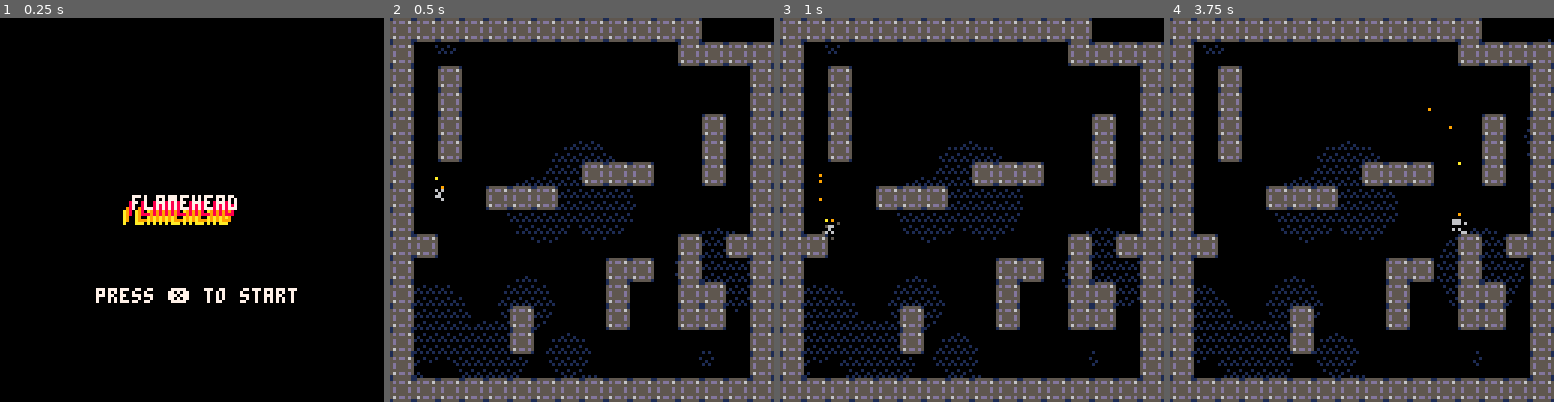
Above: before the commit, frames 1-4 (left to right).
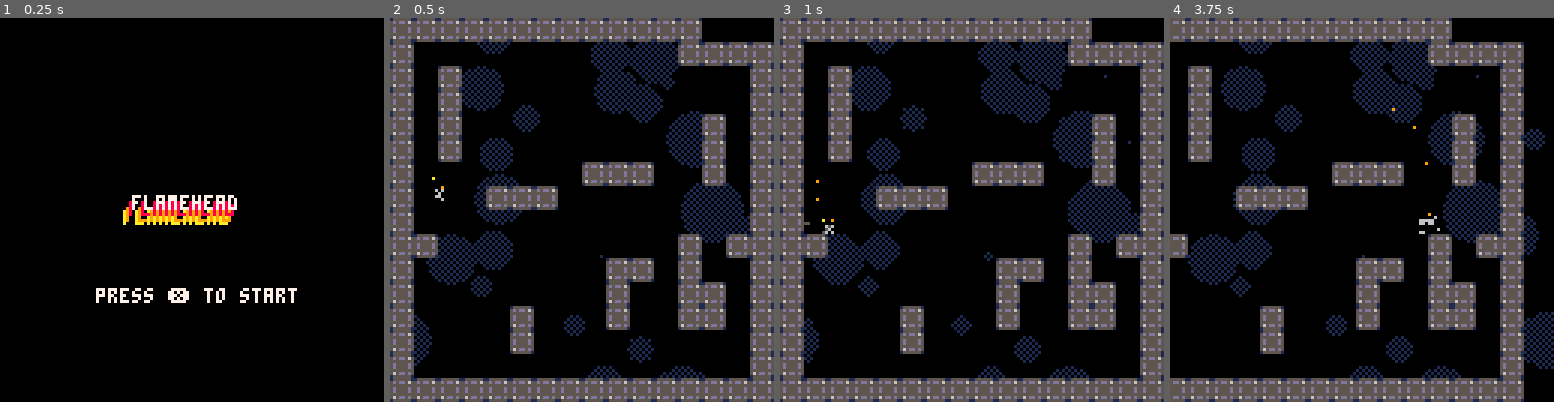
Above: after the commit, the same moments.

Repository: charlietran/pico8-games
Game: PICO-8 cartridge runboi.p8
Two runs of this game, one before a commit and one after it. Both use one fixed random seed, a clock stepped at 60 frames per second and the inputs below.
Inputs:
- Up to frame 1 (0.25 s): no input
- Up to frame 2 (0.5 s): tap X (X key) at 0.33 s
- Up to frame 3 (1 s): tap O (Z key) at 0.7 s
- Up to frame 4 (3.75 s): tap X (X key) at 1.07, 1.85, 2.97 s; hold Right 1.6-2.1 s; tap O (Z key) every 0.4 s from 1.7 to 3.7 s; hold Right 2.47-3.03 s; hold Left 3.08-3.58 s

Frame 1 is identical in both runs. In frame 2, 10% of the frame differs, in the area x 6-94%, y 6-94%; in frame 3, 10%; in frame 4, 46%, in the area x 0-100%, y 0-100%.

Commit message:
Add camera tracking, background clouds

Diff:
--- a/runboi.p8
+++ b/runboi.p8
@@ -30,10 +30,6 @@
 
 	gamestate="intro"
 
-	-- camera position
-	cx=0
-	cy=0
-
 	-- camera shake values
 	shakex=0
 	shakey=0
@@ -47,6 +43,8 @@
 	lasthitmover=nil
 	-- music(30)
 
+	make_clouds()
+
 	--set up our objects table
 	add(objects,player)
 	add(objects,specks)
@@ -55,6 +53,7 @@
 function _update60()
 	if gamestate=="game" then
 		for object in all(objects) do
+			cam:update()
 			object:update()
 		end
 	elseif gamestate=="intro" then
@@ -73,9 +72,6 @@
 end
 
 function _drawgame()
-	--reset camera
-	camera(0,0)
-
 	-- debug=true
 	if debug then
 		debugrow=0
@@ -89,40 +85,51 @@
 		-- debugprint("fall timer: " .. player.falltimer)
 	end
 
-	bgdraw()
-
+	camera(0,0)
+	draw_clouds()
+	camera(cam:position())
 	--draw the map
 	map(0,0,0,0,128,128)
 
+
 	for object in all(objects) do
 		object:draw()
 	end
 end
 
-function bgdraw()
-
-	-- fillp(0b0011 1100 1100 0011)
- -- cloud checker pattern
-	-- 0 = filled
-	--     1111
-	--     1110
-	--     1111
-	--     0101
-	fillp(0b1111111010110101)
+function make_clouds()
+	clouds={}
 	for i=1,30 do
 		srand(i)
-		local size=i/30
-
-			-- circles move with parallax
-			-- x position scrolls slowly
-			local x=(rnd(128+64)-(cx+time()*5)*(size*.7+.3)*.4)%(128+64)-32
-			local y=(rnd(128+64)-cy*(size*.7+.3)*.4)%(128+64)-32
-
-			col=1
-
-			circfill(x,y,size*16,col)
-			-- circfill(x,y,size*(col%1)*16,col+1)
-	end
+		local size=i/3
+		clouds[i]={
+			x=rnd(128)-size,
+			y=rnd(128)-size,
+			size=size
+		}
+	end
+	--reset randomness seed
+	srand(bnot(time()))
+end
+
+function draw_clouds()
+ -- cloud checker pattern
+	-- 0 = filled, 1 = empty
+	-- 0100
+	-- 1001
+	-- 0011
+	-- 1110
+	fillp(0b1010010110100101)
+
+	local t=time()*2
+	for cloud in all(clouds) do
+			circfill(
+				(cloud.x-t)%128,
+				(cloud.y)%128,
+				cloud.size,
+				1)
+	end
+
 	fillp()
 end
 
@@ -505,9 +512,9 @@
 		spawnp(
 			p.prevx,
 			p.prevy - p.hr,
-			-edir*0.2, -- x vel
+			-edir*0.3, -- x vel
 			-0.1, -- y vel
-			0.1, --jitter
+			0, --jitter
 			9, -- color
 			.7 -- duration
 			)
@@ -710,8 +717,55 @@
 	end
 end
 
-
-
+--------------------------------
+-->8
+--camera------------------------
+cam={}
+cam.x=0
+cam.y=0
+
+cam.shake_remaining=0
+
+cam.threshold=24
+
+cam.update=function(c)
+	c.shake_remaining=max(0,c.shake_remaining)
+
+	--follow the player
+	if (c.x+c.threshold)<player.x then
+		c.x+=min(player.x-(c.x+c.threshold),4)
+	end
+	if (c.x-c.threshold)>player.x then
+		c.x+=min(player.x-(c.x-c.threshold),4)
+	end
+	if (c.y+c.threshold)<player.y then
+		c.y+=min(player.y-(c.y+c.threshold),4)
+	end
+	if (c.y-c.threshold)>player.y then
+		c.y+=min(player.y-(c.y-c.threshold),4)
+	end
+
+	if(c.x<64)c.x=64
+	if(c.x>192)c.x=192
+	if(c.y<64)c.y=64
+	if(c.y>192)c.y=192
+end
+
+cam.position=function(c)
+	return c.x-64,c.y-64
+	-- return 0,0
+end
+
+--------------------------------
+-->8
+--level generation--------------
+--cribbed from PicoLunky--
+maze={}
+
+--maze constructor
+
+
+--
 
 __gfx__
 000000001555555144444444cd1d1d1c444444444444444444444444444444440505505000000000000000000000000000000000000000000000000000000000
